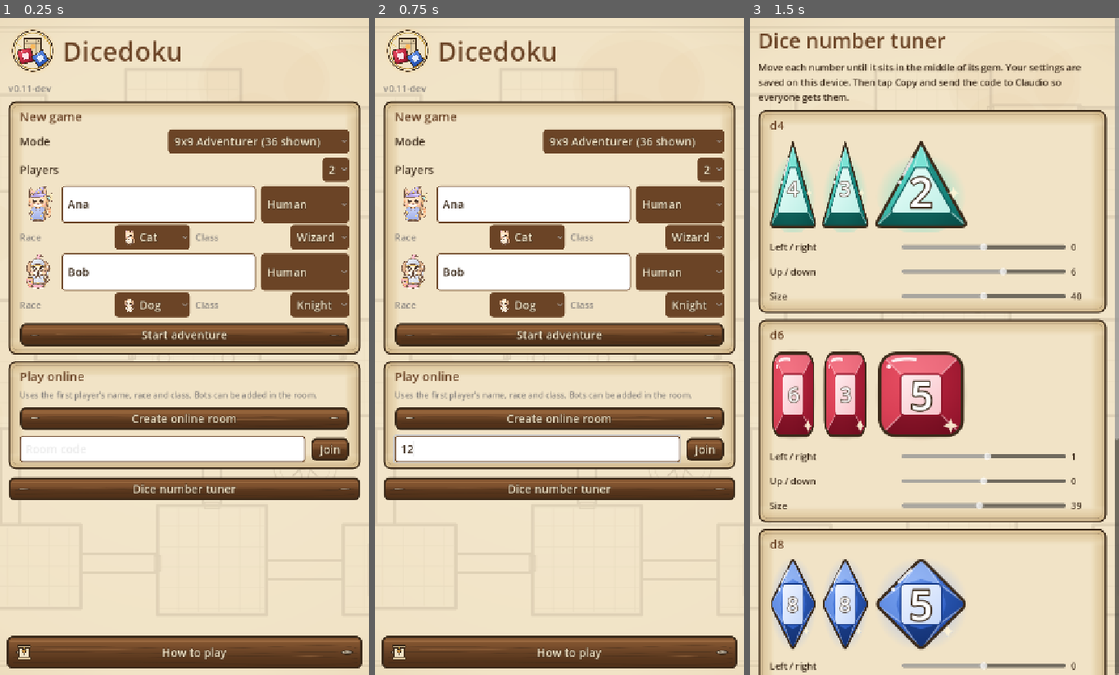
Above: before the commit, frames 1-3 (left to right).
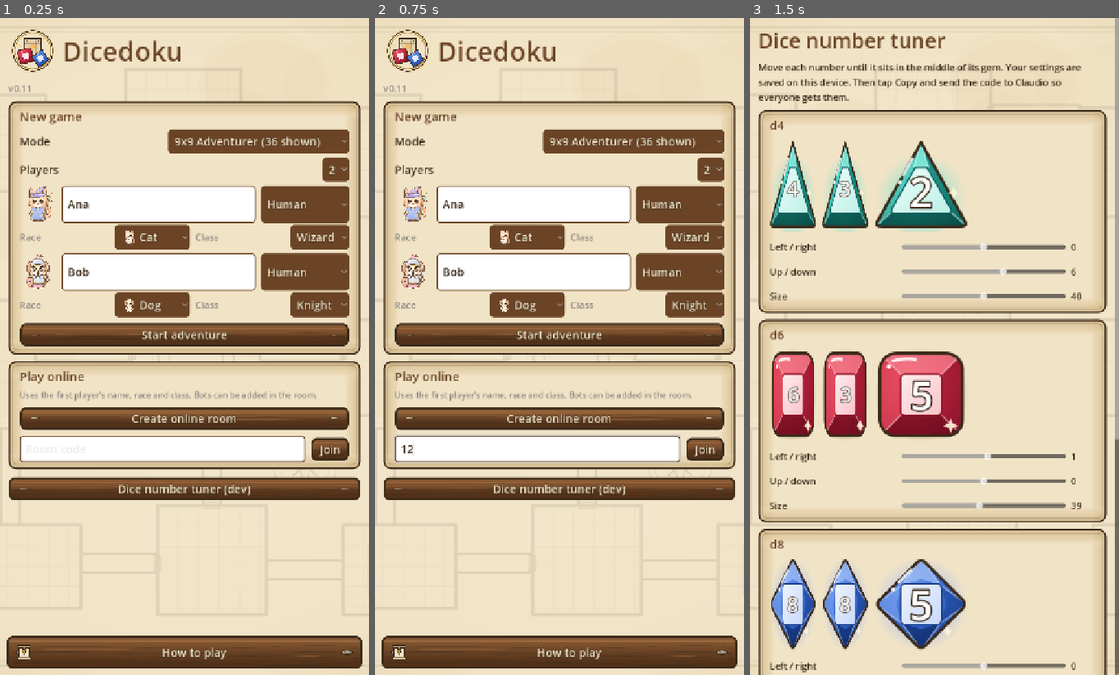
Above: after the commit, the same moments.

Repository: Eddie-Oliveira/dicedoku
Game: Godot game, scene res://ui/main.tscn
Same seed, same stepped clock (60 frames per second), same inputs: the game is played once before the commit and once after it.
Inputs (mouse positions are in pixels of both pictures, inside the frame that each line leads up to):
- Up to frame 1 (0.25 s): no input
- Up to frame 2 (0.75 s): click (537, 451) at 0.52 s; type "12" at 0.6 s
- Up to frame 3 (1.5 s): click "Dice number tuner" (after the commit: "Dice number tuner (dev)") at 1.25 s

The runs differ from the first frame. In frame 1, 0.3% of the frame differs, in the area x 8-68%, y 10-73%; in frame 2, 0.3%; in frame 3, nothing differs.

Commit message:
v0.11: dice tuner only in dev/editor builds; bots get a random race + class (distinct combos) and a name
Co-Authored-By: Claude Opus 5.5 <noreply@anthropic.com>
Claude-Session: https://claude.ai/code/session_01XSUQGHsYJzJXVrGL9UwgUn

Diff:
--- a/godot/core/rules.gd
+++ b/godot/core/rules.gd
@@ -16,6 +16,19 @@
 const CLASS_NAMES := {"wizard": "Wizard", "knight": "Knight", "rogue": "Rogue", "bard": "Bard", "cleric": "Cleric", "ranger": "Ranger"}
 ## Older single-image portraits used when the layered art is missing.
 const LEGACY_PORTRAIT := {"cat": "kitten_wizard", "dog": "puppy_knight", "fox": "fox_rogue", "bunny": "bunny_bard"}
+
+const BOT_NAMES := ["Pip", "Bramble", "Clover", "Mochi", "Biscuit", "Nutmeg", "Pebble", "Tumble", "Hazel", "Sprout"]
+
+## A random race + class for a bot, avoiding combinations already taken when possible (skills will depend on both).
+static func random_hero(taken: Array) -> Array:
+	var free := []
+	for r in PETS:
+		for c in CLASSES:
+			if not taken.has([r, c]):
+				free.append([r, c])
+	if free.is_empty():
+		return [PETS[randi() % PETS.size()], CLASSES[randi() % CLASSES.size()]]
+	return free[randi() % free.size()]
 
 static func hero_title(race: String, cls: String) -> String:
 	return ("%s %s" % [PET_NAMES.get(race, race), CLASS_NAMES.get(cls, "")]).strip_edges()
--- a/godot/net/online.gd
+++ b/godot/net/online.gd
@@ -194,18 +194,18 @@
 	var seats := seats_sorted()
 	if seats.size() >= MAX_SEATS:
 		return "Room is full"
-	var used := []
+	var taken := []
+	var names := []
 	for s in seats:
-		used.append(s.get("pet", ""))
-	var pet := ""
-	for p in Rules.PETS:
-		if not used.has(p):
-			pet = p
+		taken.append([s.get("pet", ""), s.get("cls", "")])
+		names.append(s.get("name", ""))
+	var hero := Rules.random_hero(taken)
+	var bname := "Bot"
+	for nm in DRng.shuf(Rules.BOT_NAMES, DRng.new(randi())):
+		if not names.has(nm):
+			bname = nm
 			break
-	if pet == "":
-		pet = Rules.PETS[randi() % Rules.PETS.size()]
-	var cls: String = Rules.CLASSES[randi() % Rules.CLASSES.size()]
-	var seat := {"name": "%s bot" % Rules.PET_NAMES[pet], "pet": pet, "cls": cls, "uid": "bot", "bot": level}
+	var seat := {"name": bname, "pet": hero[0], "cls": hero[1], "uid": "bot", "bot": level}
 	var k := next_seat_key()
 	var w: Dictionary = await db.req(PUT, "rooms/%s/seats/%s" % [code, k], seat)
 	if not w["ok"]:
--- a/godot/tests/test_online.gd
+++ b/godot/tests/test_online.gd
@@ -49,7 +49,7 @@
 	await host.add_bot("hard")
 	await sync([host, guest])
 	var ss := guest.seats_sorted()
-	t.check(ss.size() == 3 and ss[1]["name"] == "Bob" and ss[2]["bot"] == "hard" and ss[2]["cls"] != "", "seats in join order, bot added with a class: %s" % [ss])
+	t.check(ss.size() == 3 and ss[1]["name"] == "Bob" and ss[2]["bot"] == "hard" and ss[2]["cls"] != "" and Rules.BOT_NAMES.has(ss[2]["name"]), "seats in join order, bot added with a random hero and a name: %s" % [ss])
 	t.check((await guest.start()) != "", "only the host can start")
 	t.check((await host.start()) == "", "host starts")
 	await sync([host, guest])
--- a/godot/tests/test_ui.gd
+++ b/godot/tests/test_ui.gd
@@ -199,3 +199,23 @@
 		kinds[ui.tile_path(p0, i, false)] = true
 	t.check(kinds.size() == 1 or kinds.size() >= 4, "variants spread over the board when present (%d kinds)" % kinds.size())
 	ui.queue_free()
+
+func test_bots_random_heroes(t) -> void:
+	var seen := {}
+	for k in 12:
+		var ui = make_ui(t)
+		ui.lobby["count"] = 4
+		ui.lobby["types"] = [0, 1, 2, 3]
+		ui.lobby["pets"] = [0, 0, 0, 0]
+		ui.lobby["classes"] = [0, 0, 0, 0]
+		ui.start_from_lobby()
+		var combos := {}
+		for p in ui.game.players:
+			combos["%s/%s" % [p.pet, p.cls]] = true
+			if p.bot != "":
+				seen["%s/%s" % [p.pet, p.cls]] = true
+		t.check(combos.size() == 4, "every seat has a different race+class combo")
+		t.check(ui.game.players[0].pet == "cat" and ui.game.players[0].cls == "wizard", "human keeps the chosen hero")
+		ui.queue_free()
+	t.check(seen.size() >= 8, "bots spread over many combos (%d)" % seen.size())
+	t.check(Rules.random_hero([]).size() == 2, "random_hero returns race and class")
--- a/godot/ui/main.gd
+++ b/godot/ui/main.gd
@@ -312,7 +312,7 @@
 		title.add_child(img("ui/logo_dice.svg", 96))
 	title.add_child(lbl("Dicedoku", 52, C_WOOD))
 	body.add_child(title)
-	body.add_child(lbl("v0.11-dev", 18, C_STONE))
+	body.add_child(lbl("v0.11", 18, C_STONE))
 	var v := panel("New game")
 	var r := row()
 	r.add_child(lbl("Mode"))
@@ -346,10 +346,15 @@
 		for st in SEAT_TYPES:
 			ot.add_item(st)
 		ot.select(lobby["types"][i])
-		ot.item_selected.connect(func(ix: int) -> void: lobby["types"][i] = ix)
+		ot.item_selected.connect(_on_type.bind(i))
 		pr.add_child(ot)
 		seat.add_child(pr)
 		var pr2 := row()
+		if lobby["types"][i] != 0:
+			pr2.add_child(lbl("Bots pick a random race and class", 16, C_STONE))
+			seat.add_child(pr2)
+			v.add_child(seat)
+			continue
 		pr2.add_child(lbl("Race", 18, C_STONE))
 		var op := OptionButton.new()
 		for race in Rules.PETS:
@@ -384,7 +389,8 @@
 	jr.add_child(ce)
 	jr.add_child(btn("Join", _on_join_online))
 	o.add_child(jr)
-	body.add_child(btn("Dice number tuner", show_tuner))
+	if OS.is_debug_build() and OS.has_feature("editor"):
+		body.add_child(btn("Dice number tuner (dev)", show_tuner))
 	var spacer := Control.new()
 	spacer.custom_minimum_size = Vector2(0, 96)
 	body.add_child(spacer)
@@ -412,6 +418,10 @@
 		h.add_child(lbl(sec[0], 20, C_WOOD))
 		h.add_child(lbl(sec[1], 17))
 
+func _on_type(ix: int, seat: int) -> void:
+	lobby["types"][seat] = ix
+	show_lobby()
+
 func _on_class(ix: int, seat: int) -> void:
 	lobby["classes"][seat] = ix
 	show_lobby()
@@ -429,7 +439,15 @@
 	for i in lobby["count"]:
 		var pet: String = Rules.PETS[lobby["pets"][i]]
 		var nm: String = str(lobby["names"][i]).strip_edges()
-		seats.append({"name": nm if nm != "" else "Player %d" % (i + 1), "pet": pet, "cls": Rules.CLASSES[lobby["classes"][i]], "bot": BOT_LEVELS[lobby["types"][i]]})
+		var cls: String = Rules.CLASSES[lobby["classes"][i]]
+		if lobby["types"][i] != 0:
+			var taken := []
+			for st in seats:
+				taken.append([st["pet"], st["cls"]])
+			var hero := Rules.random_hero(taken)
+			pet = hero[0]
+			cls = hero[1]
+		seats.append({"name": nm if nm != "" else "Player %d" % (i + 1), "pet": pet, "cls": cls, "bot": BOT_LEVELS[lobby["types"][i]]})
 	var m: Dictionary = MODES[lobby["mode"]]
 	start_game(m["size"], seats, -1, -1, m["givens"], m["q"])
 
